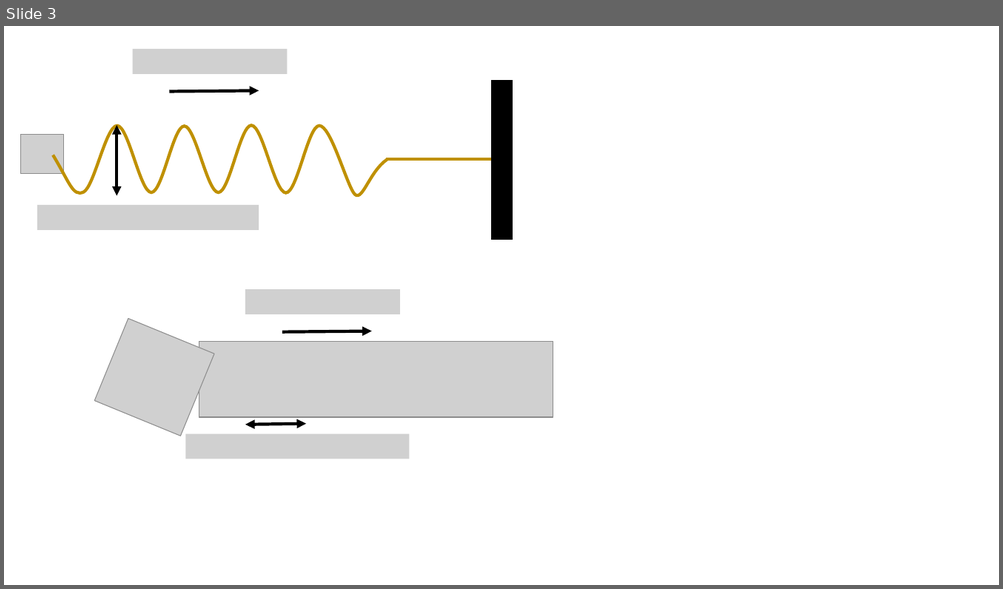
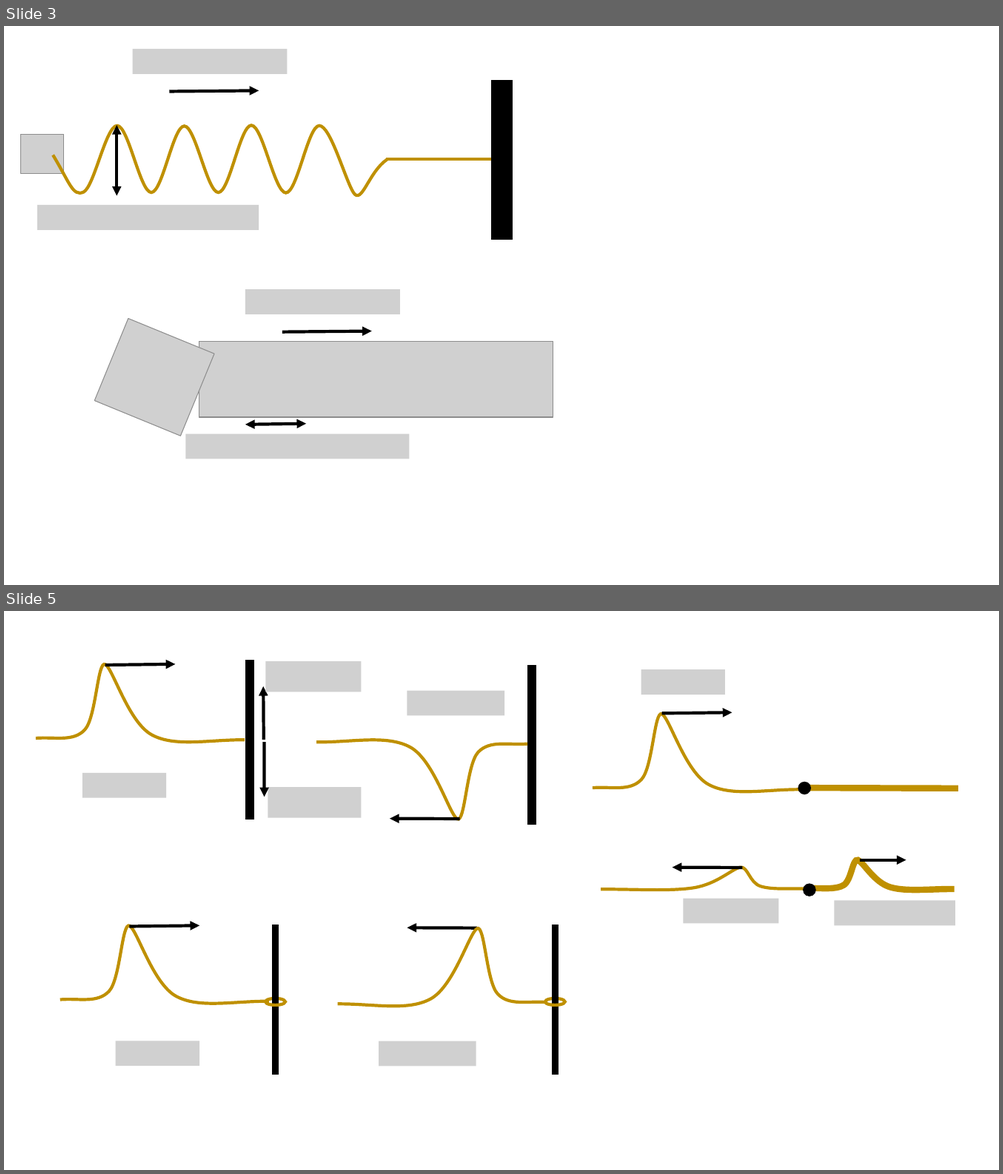
Before and after one commit to OSTP/PhysicsArtofModelling, a slide deck: tex/figures/Waves/Figures.pptx. Shown one above the other, each under a label of ours: slide 3 before the commit, slides 3 and 5 after it; the slides between them are not shown. The pictures are 1003x589 and 1003x1174 pixels, drawn with LibreOffice and Linux fonts; fonts in the diff are those of the drawing; grey boxes stand for pictures. Boxes give left, top, right and bottom in pixels: in the first picture for what was removed or moved away, otherwise in the second. Text is boxed around its words. In the diff, an @@ line names an element or a change of style, - is before the commit and + after.

```diff
--- a/tex/figures/Waves/Figures.pptx
+++ b/tex/figures/Waves/Figures.pptx
@@ slide 5 added at box(4, 611, 999, 1170), background #FFFFFF @@
@@ group added at box(593, 670, 959, 925): 3 freeform shapes, 3 pictures, 3 arrows, 2 ellipses, 1 line @@
@@ group added at box(36, 661, 535, 823): 4 arrows, 4 pictures, 2 rectangles, 2 freeform shapes @@
@@ group added at box(60, 925, 565, 1074): 4 rectangles, 2 freeform shapes, 2 arrows, 2 ellipses, 2 pictures @@
```
Also in this commit, not shown: 3 other slides added, 1 slide removed, 9 other files.
